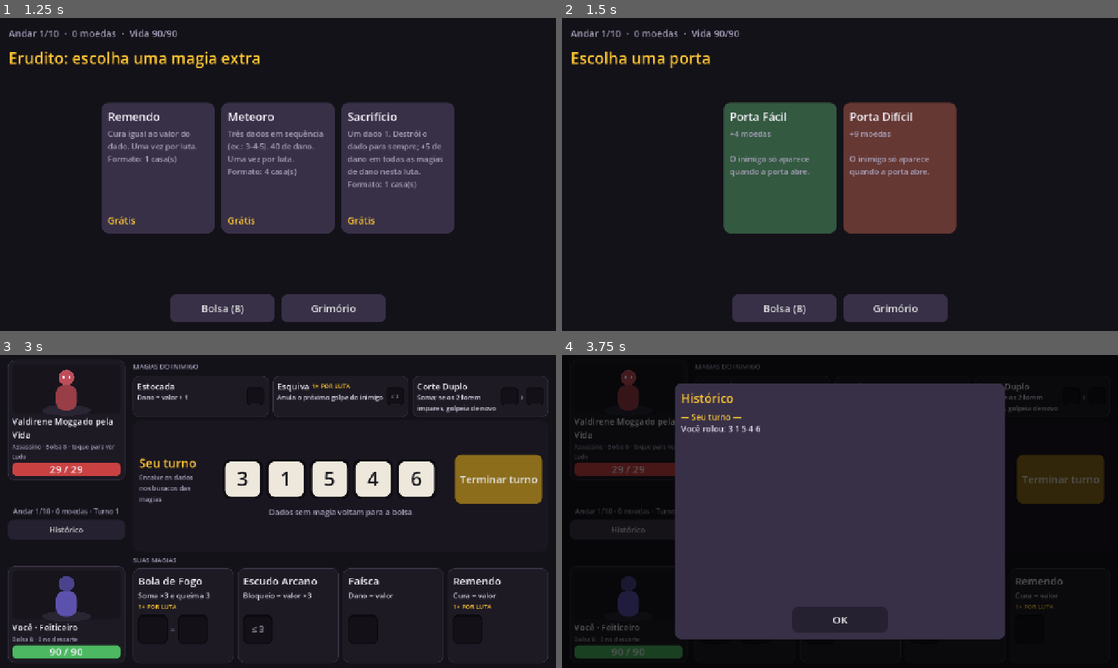
Above: before the commit, frames 1-4 (two rows, left to right).
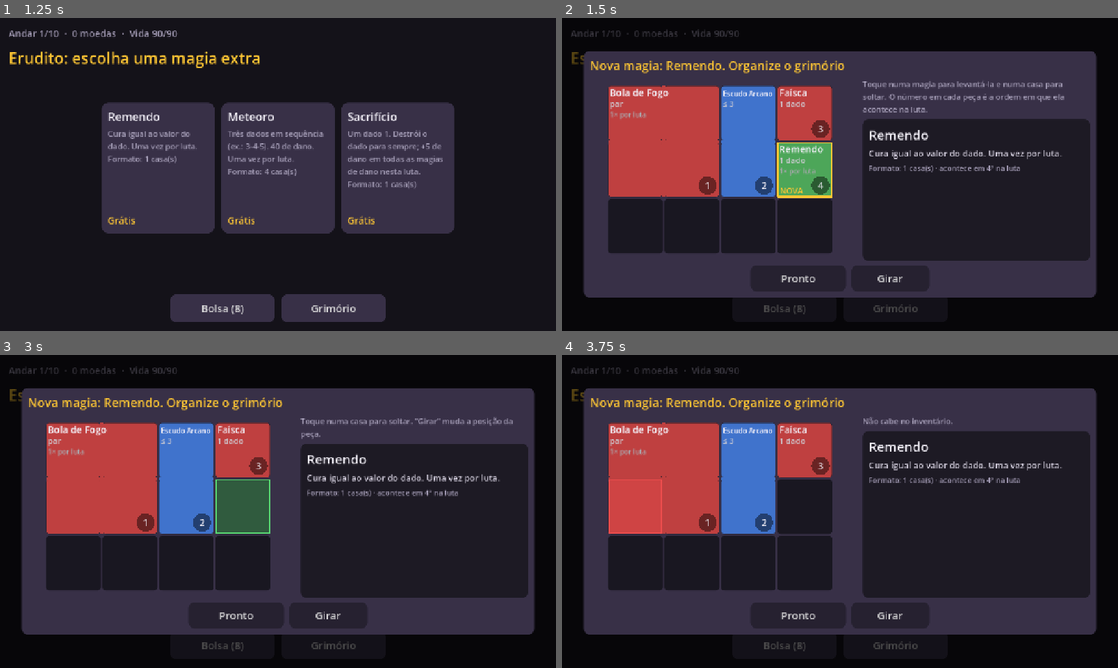
Above: after the commit, the same moments.

Repository: luizfsantos-alt/DICEMAXXXING
Game: Godot game, scene res://ui/main.tscn
Same seed, same stepped clock (60 frames per second), same inputs: the game is played once before the commit and once after it.
Inputs (mouse positions are in pixels of both pictures, inside the frame that each line leads up to):
- Up to frame 1 (1.25 s): click "Nova jornada" at 0.5 s
- Up to frame 2 (1.5 s): click (717, 168) at 1.27 s
- Up to frame 3 (3 s): click (328, 614) at 2 s, where only the run after the commit has a clickable "Girar"; click (216, 505) at 2.77 s
- Up to frame 4 (3.75 s): click (628, 530) at 3.5 s, where only the run before the commit has a clickable "Histórico"

Frame 1 is identical in both runs. In frame 2, 56% of the frame differs, in the area x 1-96%, y 3-98%; in frame 3, 58%, in the area x 1-99%, y 1-99%; in frame 4, 55%.

Commit message:
Grimoire opens on every new spell; enemy rolls and slots dice in the center
- Organizer: larger grid with resolution-order badges, detail card for the
  tapped piece, NOVA marker and outlines that follow the piece's shape.
- Gaining a spell (shop, school, reward, Erudito) always opens the
  organizer with the new piece marked before moving on.
- Duel: both sides roll in the center tray; enemy dice fly into the holes
  of the enemy's spell cards. Tray holes shrink for 6-dice hands. Once-per-
  fight spells show as used only when the animation reaches them.

Co-Authored-By: Claude Opus 5.5 <noreply@anthropic.com>
Claude-Session: https://claude.ai/code/session_01WYKQWyY9LQCuYCe3SzTsz4

Diff:
--- a/data/texts_pt_br.json
+++ b/data/texts_pt_br.json
@@ -300,7 +300,7 @@
   "consult_bag": "Bolsa: {list}",
   "consult_spells": "Magias",
   "max_level": "Nível máximo",
-  "organize_hint": "Toque numa magia para levantá-la; toque numa casa para soltar. A ordem de cima para baixo, da esquerda para a direita, é a ordem em que as magias acontecem.",
+  "organize_hint": "Toque numa magia para levantá-la e numa casa para soltar. O número em cada peça é a ordem em que ela acontece na luta.",
   "shape": "Formato: {n} casa(s)",
   "fits_no": "Não cabe",
   "sell_title": "Vender magias:",
@@ -331,7 +331,13 @@
   "pv_mirror": "→ reflete",
   "pv_heal": "→ cura {n}",
   "pv_maxhp": "→ +{n} vida máx.",
-  "pv_sacrifice": "→ +{n} de dano na luta"
+  "pv_sacrifice": "→ +{n} de dano na luta",
+  "new_tag": "NOVA",
+  "new_spell_title": "Nova magia: {name}. Organize o grimório",
+  "pick_piece": "Toque numa magia para ver o que ela faz",
+  "piece_meta": "Formato: {n} casa(s) · acontece em {pos}º na luta",
+  "organize_lifted": "Toque numa casa para soltar. \"Girar\" muda a posição da peça.",
+  "enemy_rolling": "O inimigo rola e encaixa os dados"
  },
  "ev": {
   "hand": "{who} rolou: {v}",
--- a/tests/test_ui_smoke.gd
+++ b/tests/test_ui_smoke.gd
@@ -185,3 +185,38 @@
 	var o := d.open_history()
 	await wait_process_frames(1)
 	assert_true(o.is_inside_tree(), "histórico abre por botão")
+
+
+func test_ganhar_magia_abre_o_grimorio():
+	var run := RunState.new_run(5)
+	var t := TowerScreen.new().setup(run)
+	add_child_autofree(t)
+	await wait_process_frames(2)
+	assert_eq(run.phase, "start_pick")
+	var n := run.hero.inventory.items.size()
+	t._apply(0, {})
+	await wait_process_frames(1)
+	assert_eq(run.hero.inventory.items.size(), n + 1)
+	assert_true(is_instance_valid(t.organizer) and t.organizer.is_inside_tree(), "grimório abre com a magia nova")
+	var g: GrimoireView = _find(t.organizer, GrimoireView)
+	assert_eq(g.new_item, n, "a nova magia vem marcada")
+	assert_eq(run.phase, "doors", "a escolha já valeu")
+	t.organizer.close()
+
+
+func test_inimigo_encaixa_dados_nas_magias_dele():
+	var run := _run_at_duel(321)
+	var d := DuelScreen.new().setup(run)
+	d.fast = true
+	add_child_autofree(d)
+	await wait_process_frames(2)
+	await d._submit()
+	if run.duel.state != "choosing":
+		return
+	var filled := 0
+	for c in d.enemy_cards:
+		for h in c.holes:
+			if h.has_die:
+				filled += 1
+	assert_gt(filled, 0, "dados do inimigo ficam nos buracos das magias dele")
+	assert_true(d.tray_views[0].interactive, "a bandeja volta a ser a sua mão")
--- a/ui/duel_screen.gd
+++ b/ui/duel_screen.gd
@@ -254,6 +254,8 @@
 
 func _start_player_phase() -> void:
 	phase = "player"
+	for c in cards + enemy_cards:
+		c.shown_used = null
 	choice = TurnChoice.new()
 	selected = -1
 	banner.text = Texts.t("ui.your_turn")
@@ -261,6 +263,7 @@
 	catcher.visible = false
 	end_btn.disabled = false
 	_build_tray()
+	_build_enemy_tray(duel.enemy.last_hand)
 	_sync_shown()
 	_refresh_tray()
 	if not summary.is_empty():
@@ -275,11 +278,66 @@
 	for h in p.hand.size():
 		var e: Dictionary = p.hand[h]
 		var d := p.die_of(e)
-		var v := Hole.new().setup(DIE, h)
+		var v := Hole.new().setup(_die_px(p.hand.size()), h)
 		v.set_die(int(e.value), d.element if d else "")
 		v.tapped.connect(_on_die)
 		tray.add_child(v)
 		tray_views.append(v)
+
+
+## Buraco da bandeja: menor quando a mão tem mais de 5 dados (cabe na largura).
+func _die_px(n: int) -> int:
+	return DIE if n <= 5 else maxi(60, int((540.0 - (n - 1) * 8) / n))
+
+
+## Bandeja do centro com uma mão qualquer (a sua é tocável; a do inimigo, não).
+func _fill_tray(values: Array, elements: Array, interactive: bool) -> void:
+	Kit.clear(tray)
+	tray_views = []
+	for h in values.size():
+		var v := Hole.new().set_interactive(interactive).setup(_die_px(values.size()), h)
+		v.set_die(int(values[h]), elements[h] if h < elements.size() else "")
+		if interactive:
+			v.tapped.connect(_on_die)
+		tray.add_child(v)
+		tray_views.append(v)
+
+
+## Rolagem: as faces trocam rápido antes de parar no valor sorteado.
+func _roll_tray() -> void:
+	if fast or skip:
+		return
+	var final := []
+	for v in tray_views:
+		final.append(v.value)
+	for step in 6:
+		for v in tray_views:
+			v.value = randi_range(1, 6)
+			v.queue_redraw()
+		await _wait(0.06)
+		if skip:
+			break
+	for k in tray_views.size():
+		tray_views[k].value = final[k]
+		tray_views[k].queue_redraw()
+
+
+## Um dado voa de um buraco para outro (camada de efeitos).
+func _fly(from: Hole, to: Hole) -> void:
+	if fast or skip or not is_inside_tree():
+		return
+	var g := Hole.new().set_interactive(false).setup(int(from.size.x))
+	g.set_die(from.value, from.element)
+	g.position = from.global_position
+	fx_layer.add_child(g)
+	from.has_die = false
+	from.queue_redraw()
+	var sc := to.size.x / maxf(1.0, from.size.x)
+	var tw := g.create_tween()
+	tw.tween_property(g, "position", to.global_position, 0.3).set_trans(Tween.TRANS_QUAD).set_ease(Tween.EASE_IN_OUT)
+	tw.parallel().tween_property(g, "scale", Vector2(sc, sc), 0.3)
+	await _wait(0.32)
+	g.queue_free()
 
 
 func _build_enemy_tray(values: Array, elements: Array = []) -> void:
@@ -437,6 +495,11 @@
 	catcher.visible = true
 	skip = false
 	selected = -1
+	# As magias "1× por luta" só aparecem como usadas quando a animação chega nelas.
+	for c in cards:
+		c.shown_used = duel.player.once_used.duplicate()
+	for c in enemy_cards:
+		c.shown_used = duel.enemy.once_used.duplicate()
 	var rep := duel.submit(choice)
 	if rep.has("error"):
 		info.text = str(rep.error)
@@ -463,7 +526,7 @@
 
 func _animate(events: Array) -> void:
 	for ev in events:
-		_apply_event(ev)
+		await _apply_event(ev)
 		_feed_events([ev])
 		await _wait(_delay(ev))
 	_sync_shown()
@@ -474,7 +537,7 @@
 		"turn":
 			return 0.6
 		"hand":
-			return 0.5 if ev.side == "enemy" else 0.2
+			return 0.4 if ev.side == "enemy" else 0.15
 		"cast":
 			return 0.45
 		"hit", "poison", "burn":
@@ -495,12 +558,20 @@
 				hint.text = Texts.t("ui.tap_to_skip")
 				for c in enemy_cards:
 					c.refresh([], [], -1)
+				for c in cards:
+					c.refresh([], [], -1)
 			else:
 				shown.player.block = 0
 		"hand":
+			# Os dois lados rolam a mão na bandeja do centro.
 			if s == "enemy":
-				_build_enemy_tray(ev["values"], ev.get("elements", []))
+				hint.text = Texts.t("ui.enemy_rolling")
+			_fill_tray(ev["values"], ev.get("elements", []), s == "player")
+			await _roll_tray()
 		"cast":
+			var cc := _card_of(cards if s == "player" else enemy_cards, int(ev.item))
+			if cc and cc.shown_used != null:
+				cc.shown_used.append(int(ev.item))
 			var vals := " + ".join(PackedStringArray(ev["values"].map(func(x): return str(x))))
 			if s == "player":
 				var pc := _card_of(cards, int(ev.item))
@@ -513,6 +584,16 @@
 			else:
 				var ec := _card_of(enemy_cards, int(ev.item))
 				if ec:
+					# Os dados do inimigo voam da bandeja até os buracos da magia dele.
+					var dice: Array = ev.dice
+					for k in dice.size():
+						var h := int(dice[k])
+						if h < tray_views.size() and k < ec.holes.size():
+							await _fly(tray_views[h], ec.holes[k])
+							tray_views[h].has_die = false
+							tray_views[h].caption = Texts.spell_name(ev.spell)
+							tray_views[h].queue_redraw()
+							ec.refresh(ev["values"].slice(0, k + 1), [], -1)
 					ec.refresh(ev["values"], [], -1)
 					if not fast:
 						ec.flash()
--- a/ui/grimoire_view.gd
+++ b/ui/grimoire_view.gd
@@ -19,6 +19,8 @@
 var ghost := {} ## Edição: {id, rot, x, y, ok} prévia de onde a peça vai.
 var compact := false ## Miniatura (sem textos longos).
 var flash := {} ## item -> tempo restante do brilho.
+var show_order := false ## Organizar: número da ordem de resolução em cada peça.
+var new_item := -1 ## Organizar: peça recém-adquirida (marca "NOVA").
 
 
 func setup(i: Inventory, cell_px := 96, f: Fighter = null) -> GrimoireView:
@@ -96,6 +98,23 @@
 			draw_rect(r, col, false, 3.0)
 
 
+## Contorno só nas bordas externas da peça (formatos em L não ganham caixa extra).
+func _outline(cells: Array, col: Color) -> void:
+	for c in cells:
+		var cc: Vector2i = c
+		var o := Vector2(cc) * cell
+		var a := 3.0
+		var b := cell - 3.0
+		if not (cc + Vector2i(0, -1)) in cells:
+			draw_line(o + Vector2(a, a), o + Vector2(b, a), col, 4.0)
+		if not (cc + Vector2i(0, 1)) in cells:
+			draw_line(o + Vector2(a, b), o + Vector2(b, b), col, 4.0)
+		if not (cc + Vector2i(-1, 0)) in cells:
+			draw_line(o + Vector2(a, a), o + Vector2(a, b), col, 4.0)
+		if not (cc + Vector2i(1, 0)) in cells:
+			draw_line(o + Vector2(b, a), o + Vector2(b, b), col, 4.0)
+
+
 func _draw_piece(i: int, it: Dictionary, font: Font) -> void:
 	var id: String = it.id
 	var def := Spells.get_def(id)
@@ -128,8 +147,16 @@
 	var box := Rect2(Vector2(lo) * cell, Vector2(hi - lo + Vector2i.ONE) * cell)
 	if ready:
 		draw_rect(box.grow(-3), Kit.ACCENT, false, 4.0)
-	if i == selected_item:
-		draw_rect(box.grow(-3), Kit.TEXT, false, 4.0)
+	if i == selected_item or i == new_item:
+		_outline(cells, Kit.TEXT if i == selected_item else Kit.ACCENT)
+	if show_order:
+		var pos := inv.order().find(i) + 1
+		var rad := cell * 0.16
+		var c := box.position + box.size - Vector2(rad + 8, rad + 8)
+		draw_circle(c, rad, Color(0, 0, 0, 0.45))
+		draw_string(font, c + Vector2(-rad, rad * 0.4), str(pos), HORIZONTAL_ALIGNMENT_CENTER, rad * 2, int(rad * 1.1), Kit.TEXT)
+		if i == new_item:
+			draw_string(font, box.position + Vector2(8, box.size.y - 10), Texts.t("ui.new_tag"), HORIZONTAL_ALIGNMENT_LEFT, -1, int(cell * 0.14), Kit.ACCENT)
 	var anchor: Vector2i = cells[0]
 	for c in cells:
 		var cc: Vector2i = c
--- a/ui/organizer.gd
+++ b/ui/organizer.gd
@@ -1,16 +1,60 @@
 class_name Organizer
 extends RefCounted
-## Organizar o grimório: toque numa peça para levantá-la, "Girar" para girar,
-## toque numa célula para soltar (a célula vira o canto superior esquerdo da peça).
+## Organizar o grimório (a mochila de magias). É o único lugar onde o formato das
+## magias importa. Toque numa peça para levantá-la (o cartão ao lado mostra o que ela
+## faz), "Girar" para girar e toque numa casa para soltar (a casa vira o canto
+## superior esquerdo da peça). O número em cada peça é a ordem em que ela acontece
+## na luta. Abre sozinho sempre que o jogador ganha uma magia, com ela marcada.
 
 
-static func open(parent: Control, inv: Inventory, on_done: Callable = Callable()) -> Overlay:
-	var o := Overlay.open(parent, Texts.t("ui.grimoire"), Texts.t("ui.done"), 640)
-	var hint := o.add_text(Texts.t("ui.organize_hint"), 18, Kit.MUTED)
+static func open(parent: Control, inv: Inventory, on_done: Callable = Callable(), new_item := -1) -> Overlay:
+	var title := Texts.t("ui.grimoire")
+	if new_item >= 0:
+		title = Texts.t("ui.new_spell_title", {"name": Texts.spell_name(inv.items[new_item].id)})
+	var o := Overlay.open(parent, title, Texts.t("ui.done"), 1180)
+	var row := Kit.hbox(28)
+	o.body.add_child(row)
+	var cell := mini(130, int(600.0 / inv.width))
+	cell = mini(cell, int(420.0 / inv.height))
 	var cc := CenterContainer.new()
-	o.body.add_child(cc)
-	var g := GrimoireView.new().setup(inv, 110)
+	cc.custom_minimum_size = Vector2(600, 420)
+	row.add_child(cc)
+	var g := GrimoireView.new().setup(inv, cell)
+	g.show_order = true
+	g.new_item = new_item
 	cc.add_child(g)
+
+	var side := Kit.vbox(10)
+	side.size_flags_horizontal = Control.SIZE_EXPAND_FILL
+	row.add_child(side)
+	var hint := Kit.label(Texts.t("ui.organize_hint"), 18, Kit.MUTED, true)
+	side.add_child(hint)
+	var detail := Kit.panel(Color(0.114, 0.102, 0.141))
+	detail.size_flags_vertical = Control.SIZE_EXPAND_FILL
+	side.add_child(detail)
+	var dv := Kit.vbox(8)
+	detail.add_child(dv)
+	var d_name := Kit.label("", 30, Kit.TEXT, true)
+	var d_desc := Kit.label("", 20, Color(0.85, 0.83, 0.89), true)
+	var d_meta := Kit.label("", 17, Kit.MUTED, true)
+	dv.add_child(d_name)
+	dv.add_child(d_desc)
+	dv.add_child(d_meta)
+	var show := func(item: int):
+		if item < 0 or item >= inv.items.size():
+			d_name.text = Texts.t("ui.pick_piece")
+			d_desc.text = ""
+			d_meta.text = ""
+			return
+		var it: Dictionary = inv.items[item]
+		var nm := Texts.spell_name(it.id)
+		if int(it.level) > 1:
+			nm += "  " + Texts.t("ui.level", {"n": it.level})
+		d_name.text = nm
+		d_desc.text = Texts.spell_desc(it.id)
+		d_meta.text = Texts.t("ui.piece_meta", {"n": Spells.shape(it.id).size(), "pos": inv.order().find(item) + 1})
+	show.call(new_item)
+
 	var state := {"rot": 0}
 	var rot_btn := Kit.button(Texts.t("ui.rotate"), func():
 		if g.selected_item < 0:
@@ -26,11 +70,15 @@
 				state.rot = int(inv.items[item].rot)
 				var it: Dictionary = inv.items[item]
 				_preview(g, inv, state, int(it.x), int(it.y))
+				hint.text = Texts.t("ui.organize_lifted")
+				show.call(item)
 			return
+		var moving := g.selected_item
 		if inv.move(g.selected_item, c.x, c.y, int(state.rot)):
 			g.selected_item = -1
 			g.ghost = {}
 			hint.text = Texts.t("ui.organize_hint")
+			show.call(moving)
 		else:
 			_preview(g, inv, state, c.x, c.y)
 			hint.text = Texts.t("ui.no_room")
--- a/ui/spell_card.gd
+++ b/ui/spell_card.gd
@@ -23,6 +23,7 @@
 var tag_label: Label
 var fx_label: Label
 var preview: Label
+var shown_used = null ## Durante a animação: lista de usadas exibida (null = estado real).
 
 
 func setup(f: Fighter, i: int, hole_px: int, is_compact := false) -> SpellCard:
@@ -92,7 +93,8 @@
 
 
 func used() -> bool:
-	return Spells.is_once(id) and item in fighter.once_used
+	var lst: Array = shown_used if shown_used != null else fighter.once_used
+	return Spells.is_once(id) and item in lst
 
 
 func _style(bg: Color, border: Color, width: int) -> StyleBoxFlat:
--- a/ui/tower_screen.gd
+++ b/ui/tower_screen.gd
@@ -12,6 +12,7 @@
 var info: Label
 var bottom: HBoxContainer
 var sell_row: HBoxContainer
+var organizer: Overlay ## Aberto após ganhar uma magia (testes).
 
 
 func setup(r: RunState) -> TowerScreen:
@@ -156,13 +157,22 @@
 
 func _apply(i: int, target: Dictionary) -> void:
 	var phase := run.phase
+	var o: Dictionary = run.options[i]
+	var had := run.hero.inventory.items.size()
 	var err := run.choose(i, target)
 	info.text = Texts.t(err) if err != "" else ""
 	_save()
-	if run.phase != phase:
-		finished.emit()
-	else:
-		refresh()
+	var after := func():
+		_save()
+		if run.phase != phase:
+			finished.emit()
+		else:
+			refresh()
+	# Ganhou uma magia: sempre dá a chance de organizar o grimório, com ela marcada.
+	if err == "" and o.kind == "spell" and run.hero.inventory.items.size() > had:
+		organizer = Organizer.open(self, run.hero.inventory, after, run.hero.inventory.items.size() - 1)
+		return
+	after.call()
 
 
 func _sell(k: int) -> void:
Not shown, changed: docs/SPEC_v3.md
